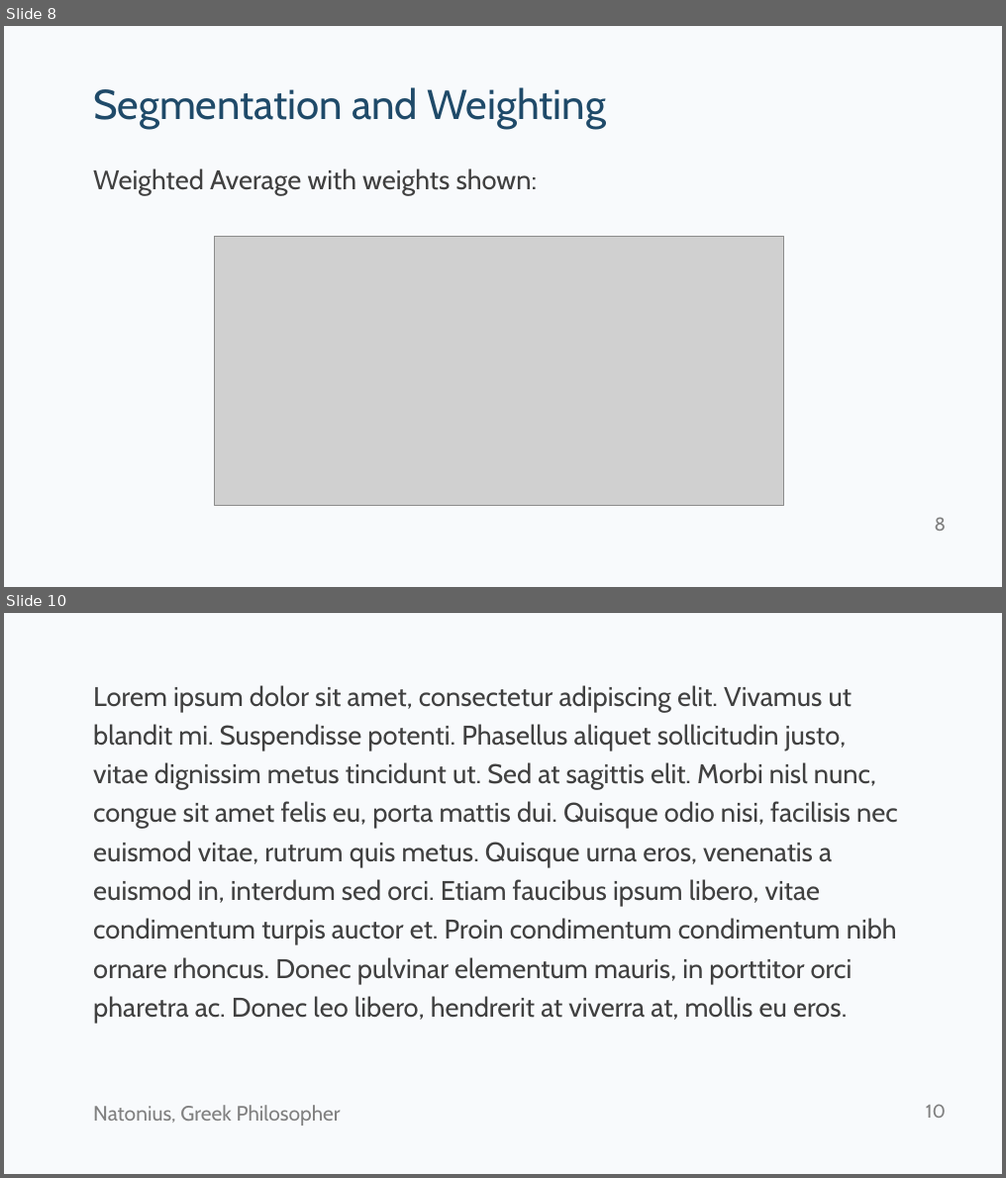
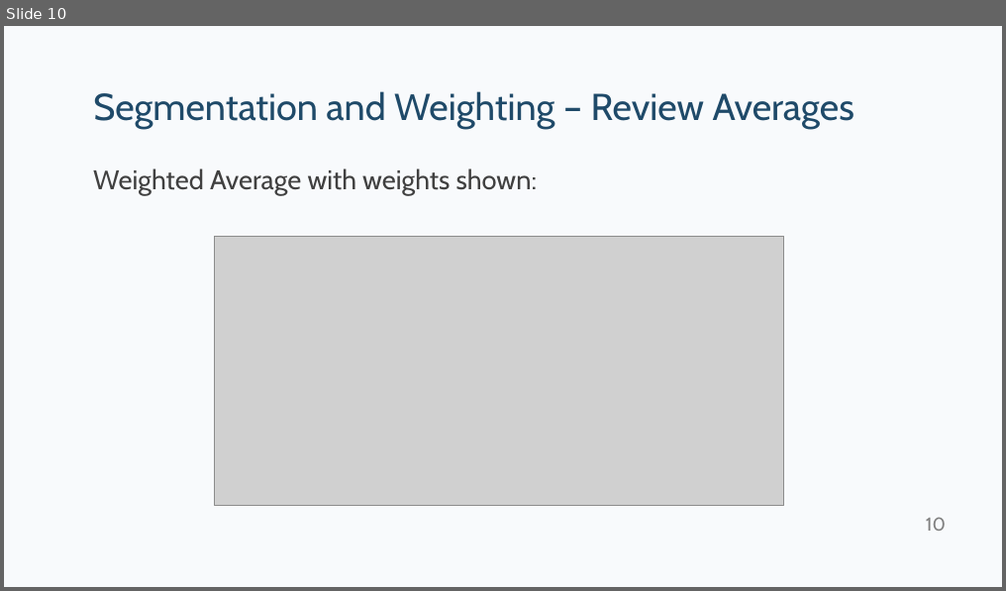
Before and after one commit to kpfairchild/ExcelSimulator, a slide deck: Excel Simulator Tips and Tricks.pptx. Shown one above the other, each under a label of ours: slides 8 and 10 before the commit, slide 10 after it; the slides between them are not shown. The pictures are 1006x1178 and 1006x591 pixels, drawn with LibreOffice and Linux fonts; fonts in the diff are those of the drawing; grey boxes stand for pictures. Boxes give left, top, right and bottom in pixels: in the first picture for what was removed or moved away, otherwise in the second. Text is boxed around its words. In the diff, an @@ line names an element or a change of style, - is before the commit and + after.

```diff
--- a/Excel Simulator Tips and Tricks.pptx
+++ b/Excel Simulator Tips and Tricks.pptx
@@ slide 10 removed at (x1=4, y1=613, x2=1002, y2=1174), background #F8FAFC @@
@@ text removed at (x1=93, y1=685, x2=898, y2=1023) @@
-Lorem ipsum dolor sit amet, consectetur adipiscing elit. Vivamus ut blandit mi. Suspendisse potenti. Phasellus aliquet sollicitudin justo, vitae dignissim metus tincidunt ut. Sed at sagittis elit. Morbi nisl nunc, congue sit amet felis eu, porta mattis dui. Quisque odio nisi, facilisis nec euismod vitae, rutrum quis metus. Quisque urna eros, venenatis a euismod in, interdum sed orci. Etiam faucibus ipsum libero, vitae condimentum turpis auctor et. Proin condimentum condimentum nibh ornare rhoncus. Donec pulvinar elementum mauris, in porttitor orci pharetra ac. Donec leo libero, hendrerit at viverra at, mollis eu eros.
@@ text removed at (x1=93, y1=1105, x2=341, y2=1126) @@
-Natonius, Greek Philosopher
@@ page number removed at (x1=926, y1=1104, x2=945, y2=1118) @@
-10
@@ what was slide 8 is now slide 10 @@
@@ slide 10 changed as well @@
@@ title at (x1=93, y1=91, x2=854, y2=129): text changed; size 40 to 36 pt @@
-Segmentation and Weighting
+Segmentation and Weighting – Review Averages
@@ page number at (x1=926, y1=517, x2=945, y2=531): text changed @@
-8
+10
```
Also in this commit, not shown: 7 other slides changed, 7 slides added, 2 other slides removed, 2 other files.
